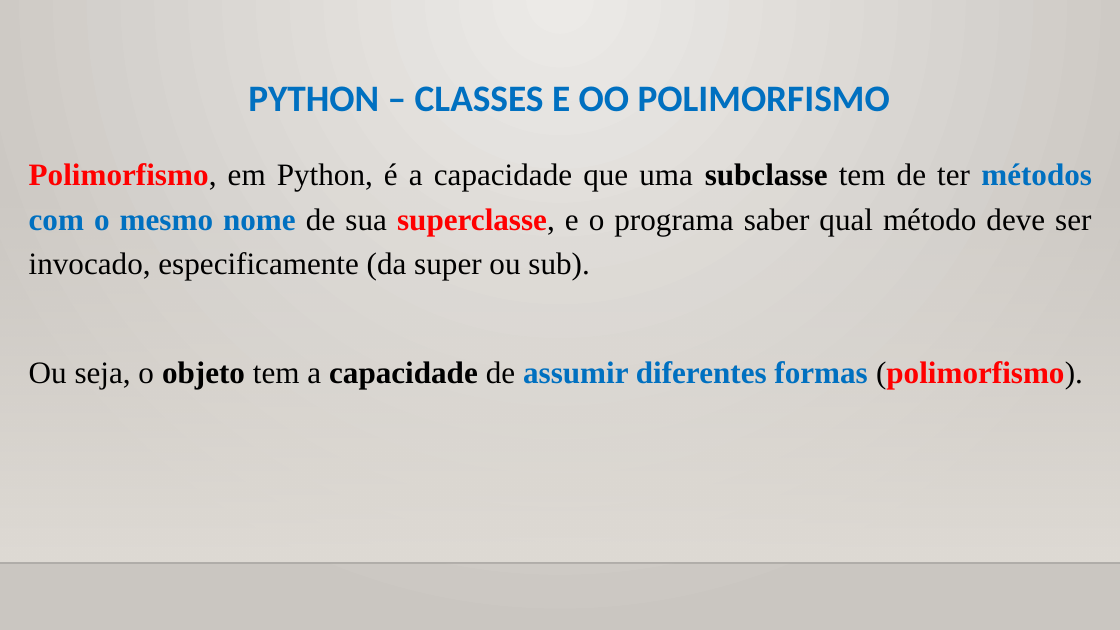
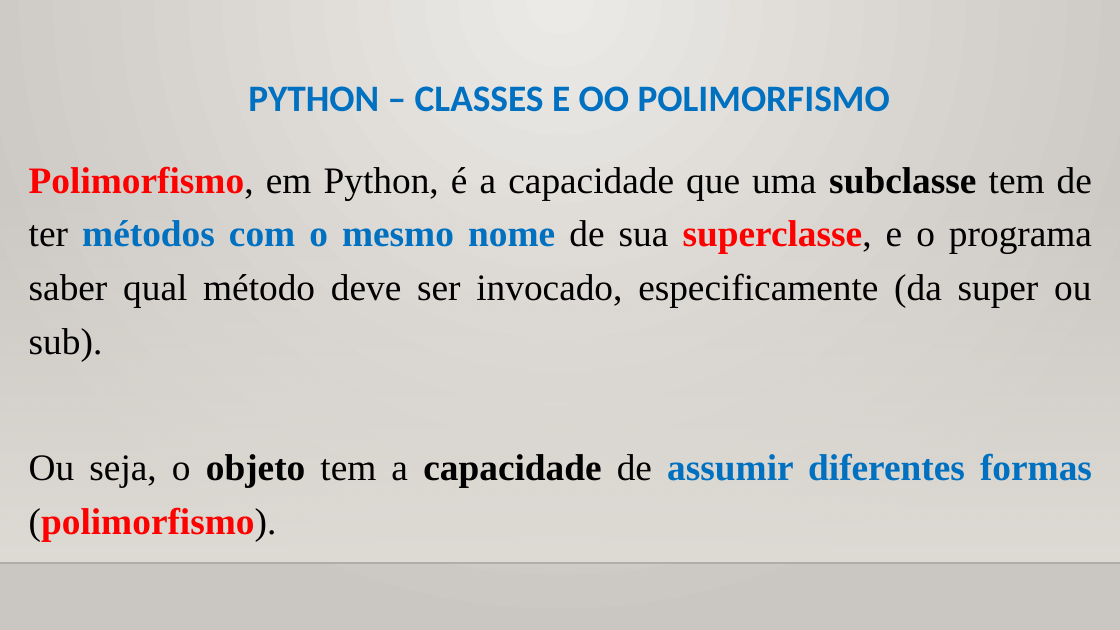
Before and after one commit to CloudEducationBrazil/WydenPythonParadigmas, a slide deck: slide 25 of 01 Classes/Aula 11 Programação Python - Classes - Orientação a Objetos.pptx. Drawn at 1120x630 pixels with LibreOffice and Linux fonts; fonts in the diff are those of the drawing; background and template pictures are left out. Boxes give left, top, right and bottom in pixels: in the first picture for what was removed or moved away, otherwise in the second. Text is boxed around its words. In the diff, an @@ line names an element or a change of style, - is before the commit and + after.

```diff
--- a/01 Classes/Aula 11 Programação Python - Classes - Orientação a Objetos.pptx
+++ b/01 Classes/Aula 11 Programação Python - Classes - Orientação a Objetos.pptx
@@ text "Polimorfismo, em Python, é a ..." at [29,166,1092,541]: size 20 to 24 pt @@
```
Also in this commit, not shown: 1 other slide changed, 1 slide added.
